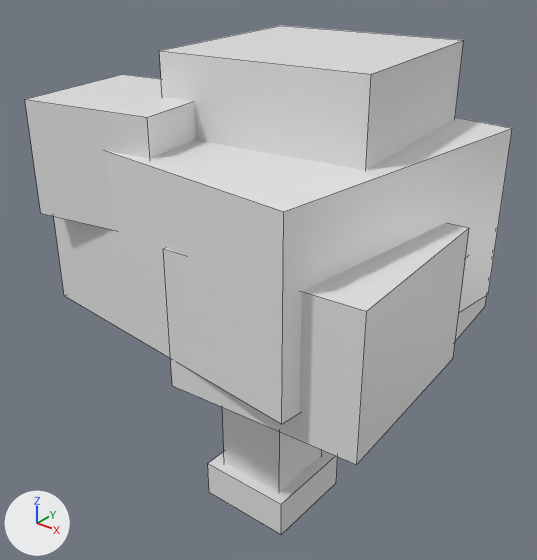
One commit to the FBX model assets/models/Tree.fbx: the scene before it, then after it.
Before and after are seen from a 50 mm lens placed at (15.9, -20.2, 22.4), pointed at (-0.5, 0.3, 9.8). Every picture has the same lights, and +X, +Y and +Z are marked at lower left. The older version comes first. Mesh edges are drawn as thin lines. Where no turn or scale is listed for an object, it has been applied to the vertices.

The first picture shows 'Outline'.
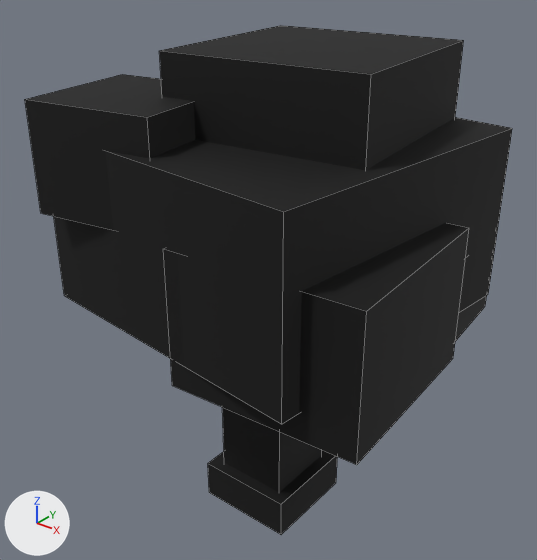
Location of each change, [x1, y1, x2, y2] in pixels of the pictures (537 x 560 px):
'Outline', surface changed (white to black): [25, 25, 512, 534] in both

What the commit changed:
Picture 'palette.png' (img_palette_png) is new.
In material 'Outline' (mat_outline), base_color is no longer (0.8, 0.8, 0.8), white #e7e7e7.
In material 'Outline' (mat_outline), texture is now set to img_palette_png.
In material 'Outline' (mat_outline), roughness goes from 0.4 to 0.8.
me_tree_outline has 80 vertices, 60 faces and spans x -7.6..7.5, y -6.5..7.1, z -0.2..18.7.
me_tree_outline is used by ob_outline; location (0.0, 0.0, 0.0).
me_tree_outline part 1: texture (UV) coordinates changed.
